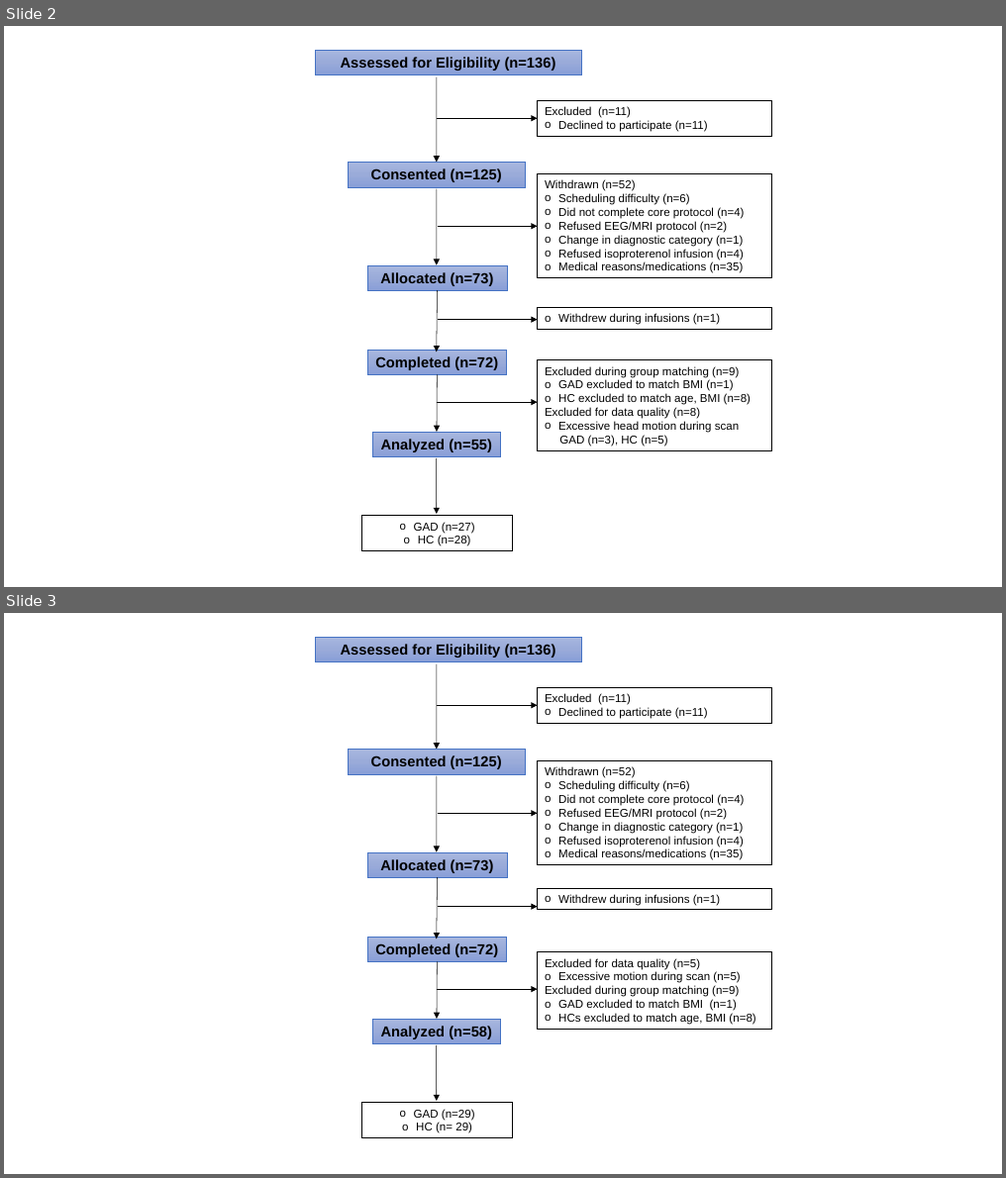
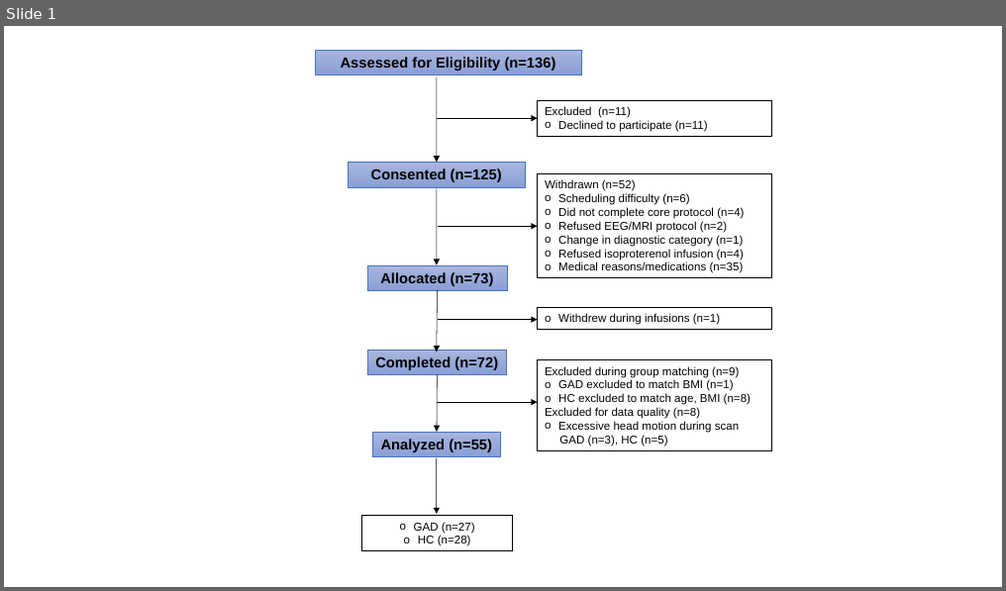
Before and after one commit to Jonas-Ste/GAD_MBA_FC, a slide deck: 04_Figures/FigureS1_CONSORT_diagram.pptx. Shown one above the other, each under a label of ours: slides 2 and 3 before the commit, slide 1 after it. The pictures are 1006x1178 and 1006x591 pixels, drawn with LibreOffice and Linux fonts; fonts in the diff are those of the drawing. Boxes give left, top, right and bottom in pixels: in the first picture for what was removed or moved away, otherwise in the second. Text is boxed around its words. In the diff, an @@ line names an element or a change of style, - is before the commit and + after.

```diff
--- a/04_Figures/FigureS1_CONSORT_diagram.pptx
+++ b/04_Figures/FigureS1_CONSORT_diagram.pptx
@@ slide 3 removed at (x1=4, y1=613, x2=1002, y2=1174), background #FFFFFF @@
@@ rectangle removed at (x1=316, y1=637, x2=582, y2=663) @@
-Assessed for Eligibility (n=136)
@@ arrow removed from (437, 663) to (437, 750) @@
@@ rectangle removed at (x1=537, y1=688, x2=771, y2=723) @@
-Excluded (n=11)
-o Declined to participate (n=11)
@@ arrow removed from (437, 705) to (537, 705) @@
@@ rectangle removed at (x1=348, y1=750, x2=525, y2=774) @@
-Consented (n=125)
@@ arrow removed from (437, 776) to (437, 853) @@
@@ rectangle removed at (x1=537, y1=761, x2=772, y2=866) @@
-Withdrawn (n=52)
-o Scheduling difficulty (n=6)
-o Did not complete core protocol (n=4)
-o Refused EEG/MRI protocol (n=2)
-o Change in diagnostic category (n=1)
-o Refused isoproterenol infusion (n=4)
-o Medical reasons/medications (n=35)
@@ arrow removed from (438, 814) to (537, 814) @@
@@ rectangle removed at (x1=368, y1=853, x2=507, y2=878) @@
-Allocated (n=73)
@@ arrow removed from (438, 878) to (437, 940) @@
@@ arrow removed from (438, 906) to (537, 906) @@
@@ rectangle removed at (x1=537, y1=888, x2=772, y2=910) @@
-o Withdrew during infusions (n=1)
@@ rectangle removed at (x1=367, y1=937, x2=506, y2=961) @@
-Completed (n=72)
@@ arrow removed from (437, 961) to (437, 1019) @@
@@ rectangle removed at (x1=537, y1=953, x2=772, y2=1030) @@
-Excluded for data quality (n=5)
-o Excessive motion during scan (n=5)
-Excluded during group matching (n=9)
-o GAD excluded to match BMI (n=1)
-o HCs excluded to match age, BMI (n=8)
@@ arrow removed from (437, 989) to (537, 989) @@
@@ rectangle removed at (x1=373, y1=1019, x2=500, y2=1045) @@
-Analyzed (n=58)
@@ arrow removed from (437, 1046) to (437, 1101) @@
@@ rectangle removed at (x1=361, y1=1103, x2=513, y2=1139) @@
-o GAD (n=29)
-o HC (n= 29)
@@ what was slide 2 is now slide 1 @@
```
Also in this commit, not shown: 1 other slide removed, 2 other files.
